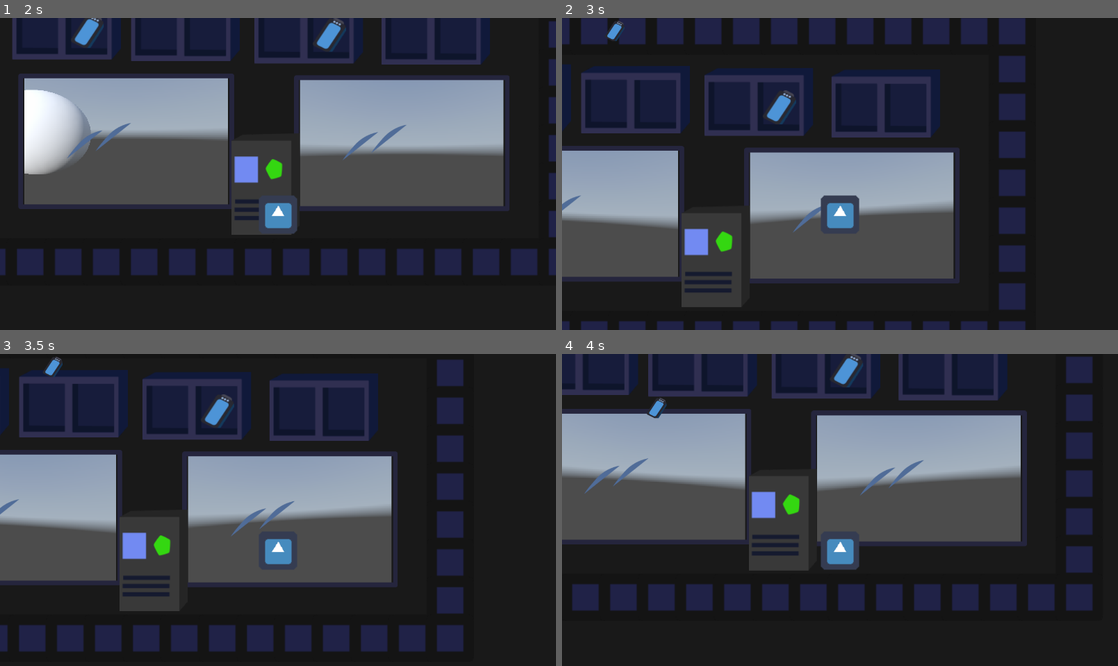
Above: before the commit, frames 1-4 (two rows, left to right).
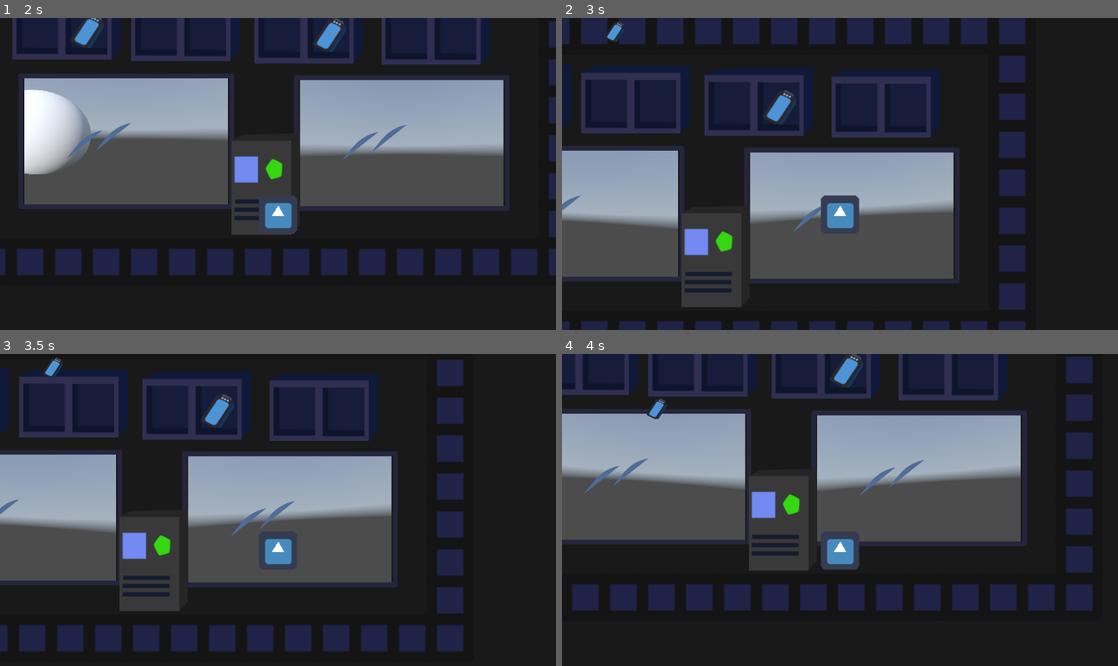
Above: after the commit, the same moments.

Repository: Jummit/AcodusAlpha
Game: Godot game, scene res://Space/Space.tscn
Same seed, same stepped clock (60 frames per second), same inputs: the game is played once before the commit and once after it. The engine's default icon, where the game draws it, is replaced by a stand-in: a white triangle on a blue panel in a dark square. A sky picture missing from this copy of the repository is replaced by a grey-blue gradient.
Inputs (mouse positions are in pixels of both pictures, inside the frame that each line leads up to):
- Up to frame 1 (2 s): tap Enter at 0.5 s; move the mouse to (372, 186) at 0.52 s; hold D (right) 0.53-1.28 s; hold Shift (rotation_switch) 0.53-1.28 s; click (372, 186) at 0.67 s; move the mouse to (44, 30) at 1.27 s; hold S (backward) from 1.28 s (still down); tap Shift (rotation_switch) at 1.35 s; click (44, 30) at 1.42 s
- Up to frame 2 (3 s): tap Space at 2 s; move the mouse to (650, 30) at 2.02 s; release S (backward) at 2.03 s; hold D (right) 2.03-2.78 s; hold Shift (rotation_switch) 2.03-2.78 s; click (650, 30) at 2.17 s; move the mouse to (612, 30) at 2.77 s; hold W (forward) from 2.78 s (still down); tap Shift (rotation_switch) at 2.85 s; click (612, 30) at 2.92 s
- Up to frame 3 (3.5 s): keep holding W (forward)
- Up to frame 4 (4 s): move the mouse to (656, 410) at 3.52 s; release W (forward) at 3.53 s; hold A (left) from 3.53 s (still down); hold Shift (rotation_switch) from 3.53 s (still down); click (656, 410) at 3.67 s

Frame 1 is identical in both runs. In frame 2, less than 0.1% of the frame differs, in the area x 8-12%, y 0-8%; in frame 3, less than 0.1%; in frame 4, less than 0.1%, in the area x 15-19%, y 14-21%.
Error in both runs: Trying to assign value of type 'KinematicBody2D' to a variable of type 'KinematicBody'. (res://Objects/PilotingComputer/PilotingComputer.gd:10)

Commit message:
no more forced aspect ration

Diff:
--- a/project.godot
+++ b/project.godot
@@ -32,9 +32,6 @@
 
 window/size/width=1366
 window/size/height=768
-window/size/fullscreen=true
-window/stretch/mode="viewport"
-window/stretch/aspect="keep"
 
 [input]
 
